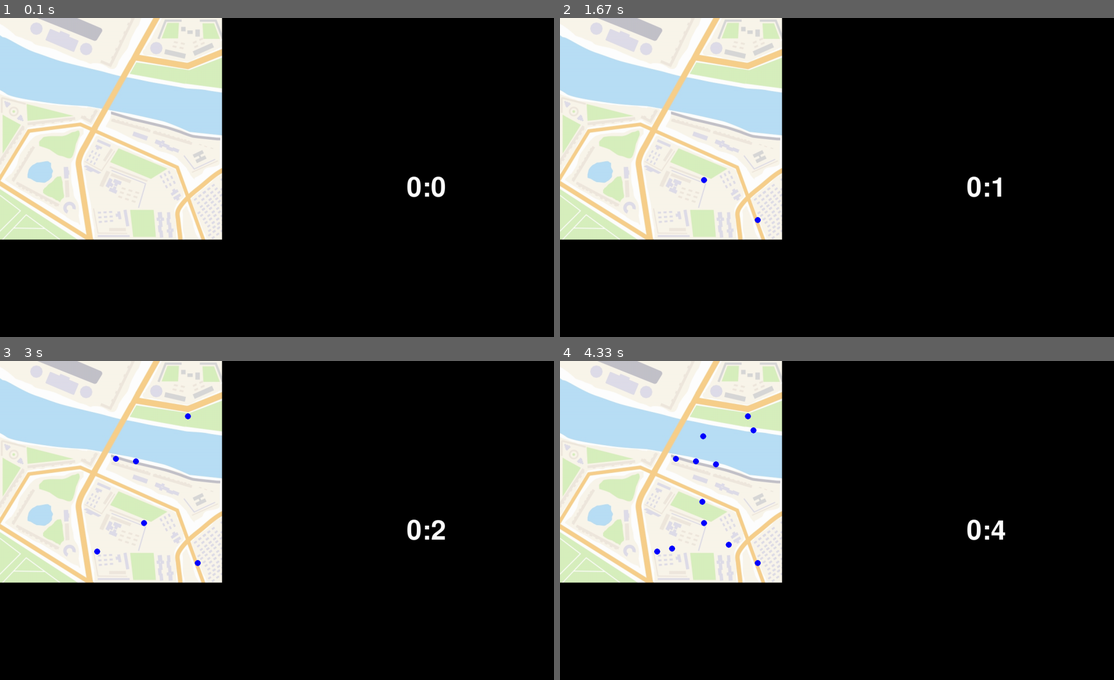
Above: before the commit, frames 1-4 (two rows, left to right).
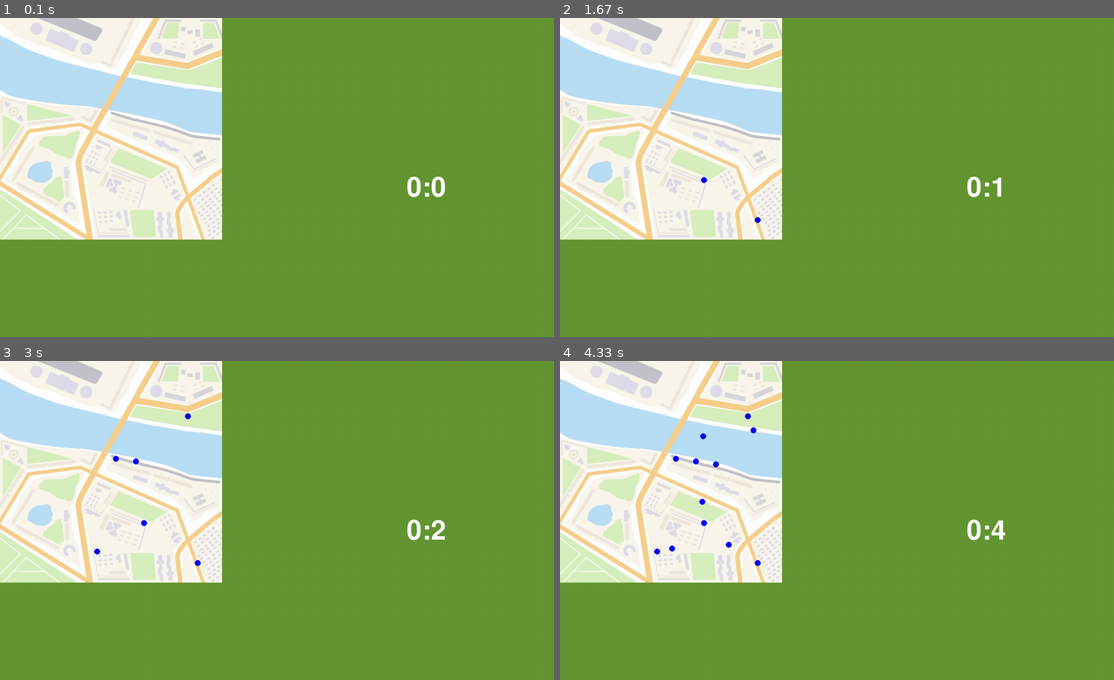
Above: after the commit, the same moments.

Repository: Alicccce/project_pygame
Game: pygame game, started from main.py
Two runs of this game, one before a commit and one after it. Both use one fixed random seed, a clock stepped at 60 frames per second and the inputs below.
Inputs (mouse positions are in pixels of both pictures, inside the frame that each line leads up to):
- Up to frame 1 (0.1 s): no input
- Up to frame 2 (1.67 s): press the mouse at (704, 180) at 0.37 s; move the mouse to (798, 212) at 0.47 s; release the mouse at (892, 247) at 0.6 s; press the mouse at (704, 180) at 1.2 s; move the mouse to (759, 218) at 1.3 s; release the mouse at (809, 260) at 1.43 s
- Up to frame 3 (3 s): click (188, 415) at 1.88 s; click (94, 552) at 2.22 s; click (116, 459) at 2.55 s; press the mouse at (116, 459) at 2.87 s; move the mouse to (132, 459) at 2.97 s
- Up to frame 4 (4.33 s): release the mouse at (715, 463) at 3.1 s; press the mouse at (676, 459) at 3.2 s; move the mouse to (670, 549) at 3.3 s; release the mouse at (670, 638) at 3.43 s; press the mouse at (676, 459) at 3.53 s; move the mouse to (704, 501) at 3.63 s; release the mouse at (726, 546) at 3.77 s; click (704, 437) at 3.88 s; press the mouse at (704, 437) at 4.2 s; move the mouse to (753, 431) at 4.3 s

The runs differ from the first frame. In frame 1, 72% of the frame differs, in the area x 0-100%, y 0-100%; in frame 2, 72%; in frame 3, 72%; in frame 4, 72%.

Commit message:
main_game

Diff:
--- a/Start_display.py
+++ b/Start_display.py
@@ -1,5 +1,7 @@
 import pygame
 import os
+from Alice import game_one
+
 
 WHITE = (255, 255, 255)
 BLACK = (0, 0, 0)
@@ -15,19 +17,22 @@
     return image
 
 class Button(pygame.sprite.Sprite):
-    image = load_image("start.png")
+    image = load_image("start1.png")
 
     def __init__(self, *group):
-        # НЕОБХОДИМО вызвать конструктор родительского класса Sprite. Это очень важно!!!
         super().__init__(*group)
         self.image = Button.image
         self.rect = self.image.get_rect()
-        self.rect.x = 480
-        self.rect.y = 350
+        self.rect.x = 500
+        self.rect.y = 314
         self.mask_bus = pygame.mask.from_surface(self.image)
 
-    def update(self, keys):
-        pass
+    def update(self, keys, surf):
+        mouse_x, mouse_y = pygame.mouse.get_pos()
+        click = pygame.mouse.get_pressed()
+
+        if self.rect.collidepoint(mouse_x, mouse_y) and click[0]:
+            game_one(surf)
 
 def load(surf):
     pygame.init()
@@ -45,14 +50,16 @@
     roof_g_positions = [(490, -35), (80, -35), (225, -35)]
     roof_v_positions = [(1085, -68), (720, -68), (840, -68)]
     xx, yy = 0, 45
-    for x,y in roof_g_positions:
+
+    for x, y in roof_g_positions:
         sprite = pygame.sprite.Sprite()
         sprite.image = imgg
         sprite.rect = sprite.image.get_rect()
         all_sprites.add(sprite)
         sprite.rect.x = x
         sprite.rect.y = y
-    for x,y in roof_v_positions:
+
+    for x, y in roof_v_positions:
         sprite = pygame.sprite.Sprite()
         sprite.image = imgv
         sprite.rect = sprite.image.get_rect()
@@ -60,16 +67,9 @@
         sprite.rect.x = x
         sprite.rect.y = y
 
-
-
     while running:
         surf.fill((150, 190, 100))
         screen.blit(imgtr, (xx, yy))
-
-
-
-
-
 
         for event in pygame.event.get():
             if event.type == pygame.QUIT:
@@ -77,12 +77,11 @@
 
         keys = pygame.key.get_pressed()
         all_sprites.draw(surf)
-        all_sprites.update(keys)
+        all_sprites.update(keys, surf)
         pygame.display.flip()
         clock.tick(30)
 
     pygame.quit()
 
-
 screen = pygame.display.set_mode((1300, 750))
 load(screen)
--- a/game_two.py
+++ b/game_two.py
@@ -1,9 +1,6 @@
 import pygame
 import os
 import sys
-
-
-
 
 WHITE = (255, 255, 255)
 BLACK = (0, 0, 0)
@@ -13,7 +10,7 @@
 
 
 class Button:
-    def __init__(self, x, y, width, height, act_color, inact_color,surf,  text='' ):
+    def __init__(self, x, y, width, height, act_color, inact_color, surf, text=''):
         self.x, self.y = x, y
         self.width = width
         self.height = height
@@ -80,7 +77,7 @@
     freeze_timer = False  # Flag to control frozen timer
 
     while running:
-        screen.fill(BLACK)
+        screen.fill((100, 150, 50))
         millis = pygame.time.get_ticks() - start_ticks
         secs = millis // 1000
         if secs >= time_stop + 1:
@@ -107,7 +104,6 @@
                 if button_done.draw(screen, 500, 600) == 1:
                     pygame.display.update()
 
-
         if len(s) == 11 and freeze_timer:
             time_of_end = secs
             freeze_timer = True
@@ -131,9 +127,6 @@
                 if ch == hc and ch not in s:
                     s.append(ch)
 
-
-
-
         # Render the new timer text
         text = font.render('{}:{}'.format(mins, secs), True, WHITE)
         textRect = text.get_rect(center=(1000, 400))
